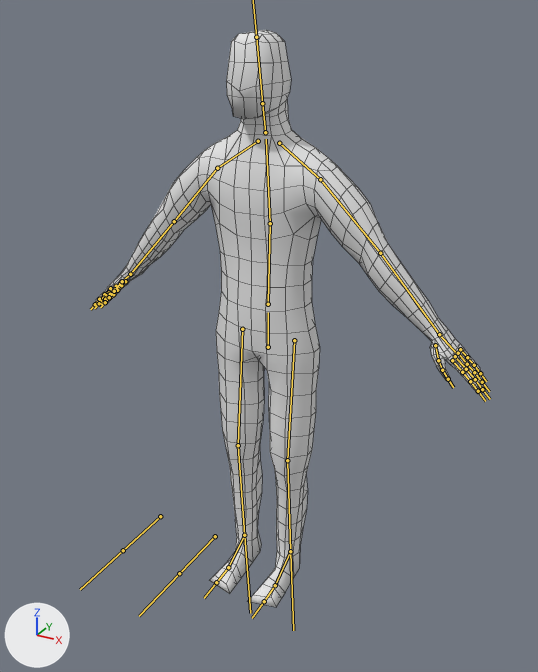
A saved change to the FBX model content/Jump.fbx.
Before and after are seen from a 50 mm lens placed at (4.27, -7.64, 7.53), pointed at (0.18, -0.21, 3.82). Every picture has the same lights, and +X, +Y and +Z are marked at lower left. The bones that bend it are drawn over the model as lines. Mesh edges are drawn as thin lines.

In view in the first picture: 'survivor'.
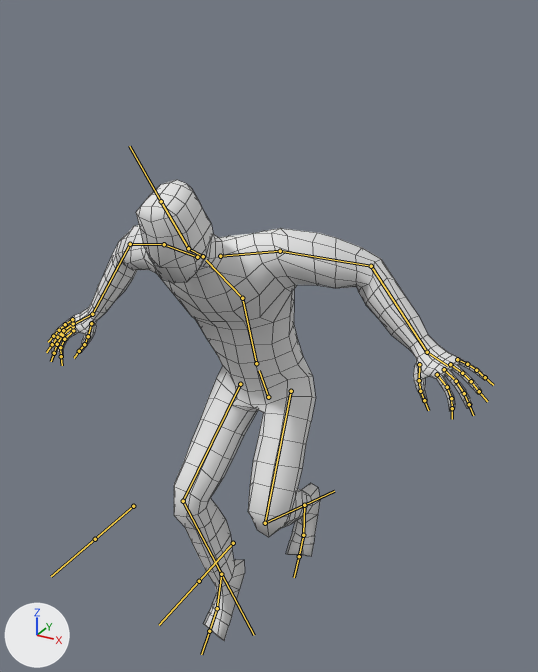
The newer file adds an action. The first version stands in its rest pose; the second is drawn at frame 11 of the action 'Scene'.

Boxes [x1, y1, x2, y2] around the edits, measured in the pictures (538 x 672 px):
'survivor', posed (11% wider, 20% shorter)
    before: [93, 30, 485, 607]
    after: [51, 180, 487, 641]
bone 'Hips', root to tip
    before: (268, 347) to (268, 312)
    after: (268, 397) to (259, 370)
bone 'Spine', root to tip
    before: (268, 304) to (270, 223)
    after: (256, 363) to (242, 298)
bone 'Chest', root to tip
    before: (270, 223) to (266, 139)
    after: (242, 298) to (206, 260)
bone 'Neck', root to tip
    before: (265, 132) to (262, 103)
    after: (203, 256) to (188, 248)
bone 'Head', root to tip
    before: (262, 103) to (256, 37)
    after: (188, 248) to (161, 201)
bone 'ShoulderL', root to tip
    before: (279, 143) to (320, 179)
    after: (220, 256) to (280, 251)
bone 'UpperarmL', root to tip
    before: (320, 179) to (380, 253)
    after: (280, 251) to (371, 266)
bone 'ForearmL', root to tip
    before: (380, 253) to (439, 334)
    after: (371, 266) to (427, 352)
bone 'HandL', root to tip
    before: (439, 334) to (457, 354)
    after: (427, 352) to (448, 366)
bone 'Index1L', root to tip
    before: (452, 360) to (462, 372)
    after: (437, 374) to (447, 387)
bone 'Index2L', root to tip
    before: (462, 372) to (470, 381)
    after: (447, 387) to (451, 398)
bone 'Index3L', root to tip
    before: (470, 381) to (478, 391)
    after: (451, 398) to (452, 408)
bone 'Middle1L', root to tip
    before: (455, 356) to (466, 369)
    after: (444, 369) to (456, 381)
bone 'Middle2L', root to tip
    before: (466, 369) to (475, 379)
    after: (456, 381) to (464, 393)
bone 'Ring1L', root to tip
    before: (458, 353) to (467, 364)
    after: (450, 364) to (462, 373)
bone 'Ring2L', root to tip
    before: (467, 364) to (474, 372)
    after: (462, 373) to (471, 381)
bone 'Pinky1L', root to tip
    before: (460, 349) to (467, 357)
    after: (457, 359) to (467, 364)
bone 'Pinky2L', root to tip
    before: (467, 357) to (474, 365)
    after: (467, 364) to (476, 370)
bone 'Thumb1L', root to tip
    before: (435, 345) to (438, 360)
    after: (419, 364) to (419, 380)
bone 'ShoulderR', root to tip
    before: (258, 141) to (217, 168)
    after: (197, 257) to (164, 244)
bone 'UpperarmR', root to tip
    before: (217, 168) to (174, 221)
    after: (164, 244) to (130, 244)
bone 'ForearmR', root to tip
    before: (174, 221) to (130, 274)
    after: (130, 244) to (92, 314)
bone 'HandR', root to tip
    before: (130, 274) to (119, 284)
    after: (92, 314) to (73, 324)
bone 'Index1R', root to tip
    before: (110, 288) to (104, 294)
    after: (73, 330) to (64, 339)
bone 'Index2R', root to tip
    before: (104, 294) to (99, 299)
    after: (64, 339) to (60, 347)
bone 'Index3R', root to tip
    before: (99, 299) to (95, 304)
    after: (60, 347) to (61, 356)
bone 'Middle1R', root to tip
    before: (116, 286) to (109, 292)
    after: (73, 326) to (62, 335)
bone 'Middle2R', root to tip
    before: (109, 292) to (103, 298)
    after: (62, 335) to (57, 344)
bone 'Ring1R', root to tip
    before: (120, 283) to (114, 289)
    after: (73, 323) to (63, 330)
bone 'Ring3R', root to tip
    before: (110, 294) to (105, 299)
    after: (57, 337) to (52, 344)
bone 'Pinky2R', root to tip
    before: (121, 285) to (117, 290)
    after: (65, 324) to (59, 330)
bone 'Thumb1R', root to tip
    before: (122, 281) to (114, 291)
    after: (91, 323) to (88, 336)
bone 'ThighL', root to tip
    before: (294, 340) to (287, 460)
    after: (291, 391) to (265, 523)
bone 'CalfL', root to tip
    before: (287, 460) to (290, 551)
    after: (265, 523) to (304, 505)
bone 'ThighR', root to tip
    before: (242, 329) to (238, 445)
    after: (240, 384) to (183, 501)
bone 'CalfR', root to tip
    before: (238, 445) to (244, 535)
    after: (183, 501) to (221, 574)
bone 'AnkleIKL', root to tip
    before: (290, 551) to (291, 551)
    after: (304, 505) to (305, 504)
bone 'AnkleIKR', root to tip
    before: (244, 535) to (245, 534)
    after: (221, 574) to (222, 573)

The edits, one by one:
Bone 'Hips' (bone_hips) moves from (0.0, 0.0, 0.0) to (0.01, -0.73, 0.0).
Bone 'Hips' (bone_hips) turns from (0, 0, 0) to (19, 0, 7) degrees about its own x, y and z.
Bone 'Spine' (bone_spine) turns from (0, 0, 0) to (1, 6, -6) degrees about its own x, y and z.
Bone 'Chest' (bone_chest) turns from (0, 0, 0) to (-22, 3, -5) degrees about its own x, y and z.
Bone 'Neck' (bone_neck) turns from (0, 0, 0) to (-7, 0, 0) degrees about its own x, y and z.
Bone 'Head' (bone_head) turns from (0, 0, 0) to (25, -8, -2) degrees about its own x, y and z.
Bone 'ShoulderL' (bone_shoulderl) turns from (0, 0, 0) to (24, -25, 4) degrees about its own x, y and z.
Bone 'UpperarmL' (bone_upperarml) turns from (0, 0, 0) to (-14, 30, -2) degrees about its own x, y and z.
Bone 'ForearmL' (bone_forearml) turns from (0, 0, 0) to (0, 0, -49) degrees about its own x, y and z.
Bone 'HandL' (bone_handl) turns from (0, 0, 0) to (28, 0, 0) degrees about its own x, y and z.
Bone 'Index1L' (bone_index1l) turns from (0, 0, 0) to (-20, -1, -6) degrees about its own x, y and z.
Bone 'Index2L' (bone_index2l) turns from (0, 0, 0) to (-27, 0, 0) degrees about its own x, y and z.
Bone 'Index3L' (bone_index3l) turns from (0, 0, 0) to (-24, 0, 0) degrees about its own x, y and z.
Bone 'Middle1L' (bone_middle1l) turns from (0, 0, 0) to (-15, 0, 0) degrees about its own x, y and z.
Bone 'Middle2L' (bone_middle2l) turns from (0, 0, 0) to (-19, 0, 0) degrees about its own x, y and z.
Bone 'Ring1L' (bone_ring1l) turns from (0, 0, 0) to (-5, 1, 5) degrees about its own x, y and z.
Bone 'Ring2L' (bone_ring2l) turns from (0, 0, 0) to (-18, 0, 0) degrees about its own x, y and z.
Bone 'Pinky1L' (bone_pinky1l) turns from (0, 0, 0) to (-1, 2, 11) degrees about its own x, y and z.
Bone 'Pinky2L' (bone_pinky2l) turns from (0, 0, 0) to (-10, 0, 0) degrees about its own x, y and z.
Bone 'Thumb1L' (bone_thumb1l) turns from (0, 0, 0) to (-25, -2, -10) degrees about its own x, y and z.
Bone 'ShoulderR' (bone_shoulderr) turns from (0, 0, 0) to (19, 8, -28) degrees about its own x, y and z.
Bone 'UpperarmR' (bone_upperarmr) turns from (0, 0, 0) to (-2, -15, 11) degrees about its own x, y and z.
Bone 'ForearmR' (bone_forearmr) turns from (0, 0, 0) to (0, 0, 55) degrees about its own x, y and z.
Bone 'HandR' (bone_handr) turns from (0, 0, 0) to (31, 8, 7) degrees about its own x, y and z.
Bone 'Index1R' (bone_index1r) turns from (0, 0, 0) to (17, 0, 0) degrees about its own x, y and z.
Bone 'Index2R' (bone_index2r) turns from (0, 0, 0) to (17, 0, 0) degrees about its own x, y and z.
Bone 'Index3R' (bone_index3r) turns from (0, 0, 0) to (25, 0, 0) degrees about its own x, y and z.
Bone 'Middle1R' (bone_middle1r) turns from (0, 0, 0) to (11, 0, 0) degrees about its own x, y and z.
Bone 'Middle2R' (bone_middle2r) turns from (0, 0, 0) to (18, 0, 0) degrees about its own x, y and z.
Bone 'Ring1R' (bone_ring1r) turns from (0, 0, 0) to (11, 0, 0) degrees about its own x, y and z.
Bone 'Ring3R' (bone_ring3r) turns from (0, 0, 0) to (4, 0, 0) degrees about its own x, y and z.
Bone 'Pinky2R' (bone_pinky2r) turns from (0, 0, 0) to (8, 0, 0) degrees about its own x, y and z.
Bone 'Thumb1R' (bone_thumb1r) turns from (0, 0, 0) to (17, -10, 11) degrees about its own x, y and z.
Bone 'ThighL' (bone_thighl) turns from (0, 0, 0) to (-49, -6, 7) degrees about its own x, y and z.
Bone 'CalfL' (bone_calfl) turns from (0, 0, 0) to (90, 0, 0) degrees about its own x, y and z.
Bone 'ThighR' (bone_thighr) turns from (0, 0, 0) to (-58, 14, 1) degrees about its own x, y and z.
Bone 'CalfR' (bone_calfr) turns from (0, 0, 0) to (54, 0, 0) degrees about its own x, y and z.
Bone 'AnkleIKL' (bone_ankleikl) moves from (0.0, 0.0, 0.0) to (0.0, 0.43, 0.54).
Bone 'AnkleIKL' (bone_ankleikl) turns from (0, 0, 0) to (60, 0, 0) degrees about its own x, y and z.
Bone 'AnkleIKR' (bone_ankleikr) moves from (0.0, 0.0, 0.0) to (0.0, -0.66, -0.23).
Bone 'AnkleIKR' (bone_ankleikr) turns from (0, 0, 0) to (45, 0, 0) degrees about its own x, y and z.
